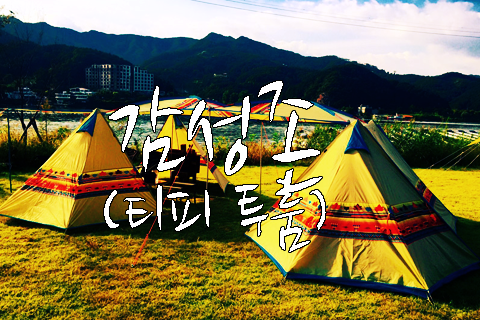
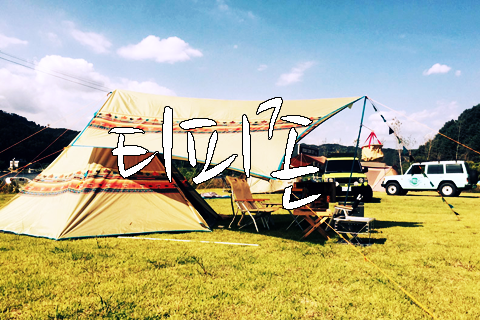
Comparing the layer stacks of the two 480×320 images. Changes:
added layer "티피존" above "감성존 (티피 투룸)" over [109, 98, 321, 209]
hid "감성존 (티피 투룸)", painted on it over [104, 81, 326, 277]
hid "레이어 3" over [0, 0, 480, 320]
hid "배경" over [0, 0, 480, 320]
